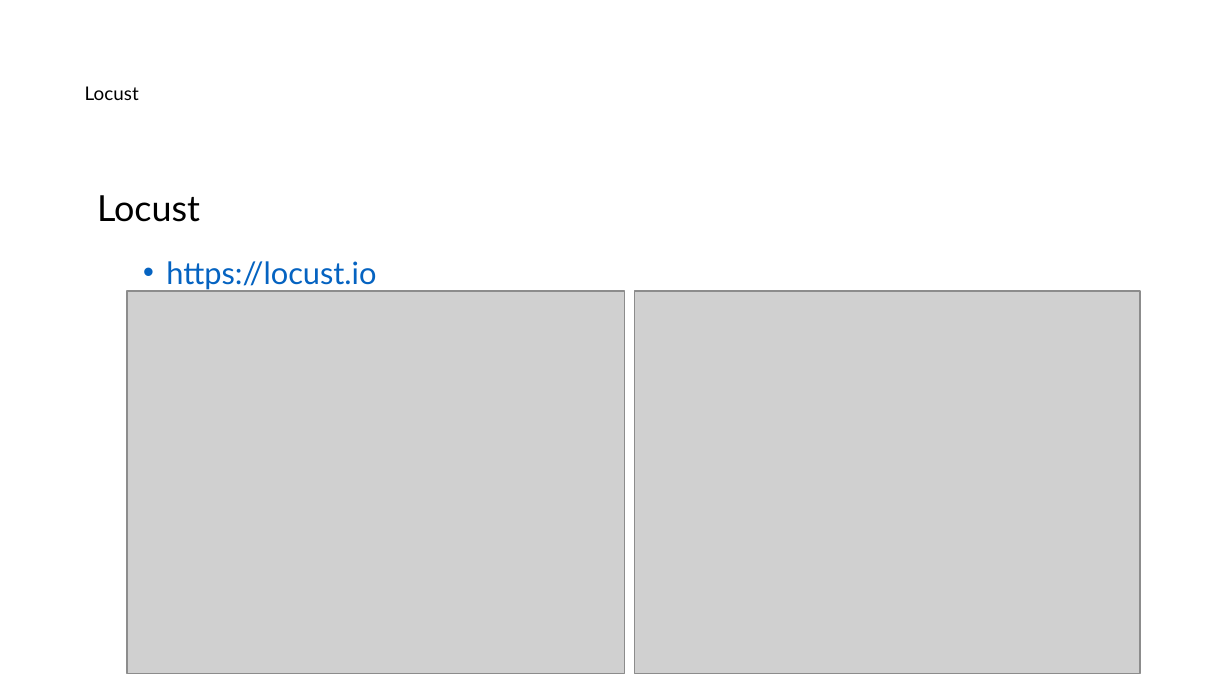
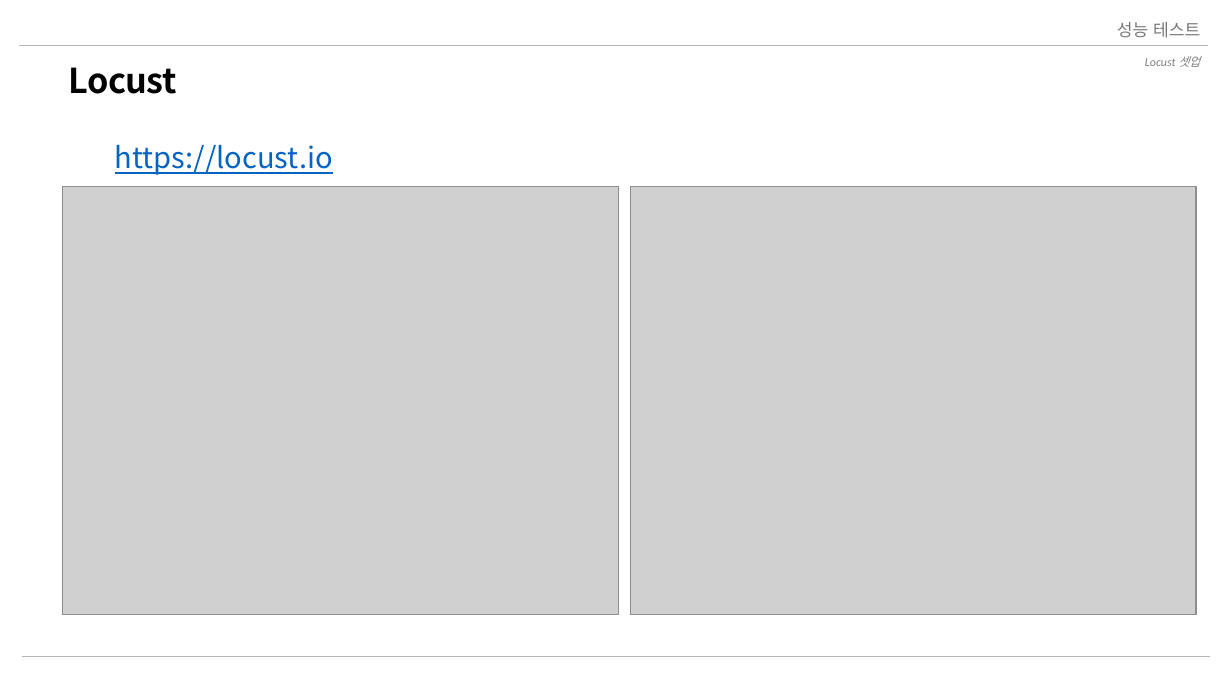
Before and after one commit to nayasis/fastcampus-webflux-coroutine, a slide deck: slide 3 of 99.ppt/Ch4. 성능 테스트.pptx. Drawn at 1232x693 pixels with LibreOffice and Linux fonts; fonts in the diff are those of the drawing; grey boxes stand for pictures; background and template pictures are left out. Boxes give left, top, right and bottom in pixels: in the first picture for what was removed or moved away, otherwise in the second. Text is boxed around its words. In the diff, an @@ line names an element or a change of style, - is before the commit and + after.

```diff
--- a/99.ppt/Ch4. 성능 테스트.pptx
+++ b/99.ppt/Ch4. 성능 테스트.pptx
@@ text added at (1117, 22, 1200, 38), 10 pt, text #797979 @@
+성능 테스트
@@ line added from (20, 46) to (1207, 46), #B3B3B3 0.5 pt @@
@@ title "Locust": place and size @@
-title "Locust" at (85, 86, 139, 100)
+title "Locust" at (68, 67, 177, 94)
@@ title "Locust" at (68, 67, 177, 94): size 11 to 20 pt, font Lato to Noto Sans CJK KR, letter spacing 0 to -0.3 pt, bold on; vertical alignment top to middle @@
@@ text "Locust 셋업": place and size @@
-text "Locust 셋업" at (1052, 111, 1180, 150)
+text "Locust 셋업" at (1145, 56, 1200, 67)
@@ text "Locust 셋업" at (1145, 56, 1200, 67): size 8 to 7 pt, text colour #FFFFFF to #808080, italic on; alignment left to right; list level 2 to 1 in "Locust 셋업"; vertical alignment top to middle @@
@@ text "https://locust.io": place and size @@
-text "https://locust.io" at (97, 195, 376, 290)
+text "https://locust.io" at (115, 145, 333, 175)
@@ text "https://locust.io" at (115, 145, 333, 175): size 18 to 17 pt, font Lato to Noto Sans CJK KR; bullet • to none; line spacing 1.5 to 1.2 @@
@@ picture: place and size @@
-picture at (127, 291, 625, 674)
+picture at (63, 186, 620, 615)
@@ text at (97, 195, 200, 222): paragraph removed @@
-Locust
@@ picture: place and size @@
-picture at (634, 291, 1140, 674)
+picture at (631, 186, 1196, 615)
@@ line added from (22, 657) to (1210, 657), #B3B3B3 0.5 pt @@
```
Also in this commit, not shown: 20 other slides changed, 3 slides added, 2 other files.
